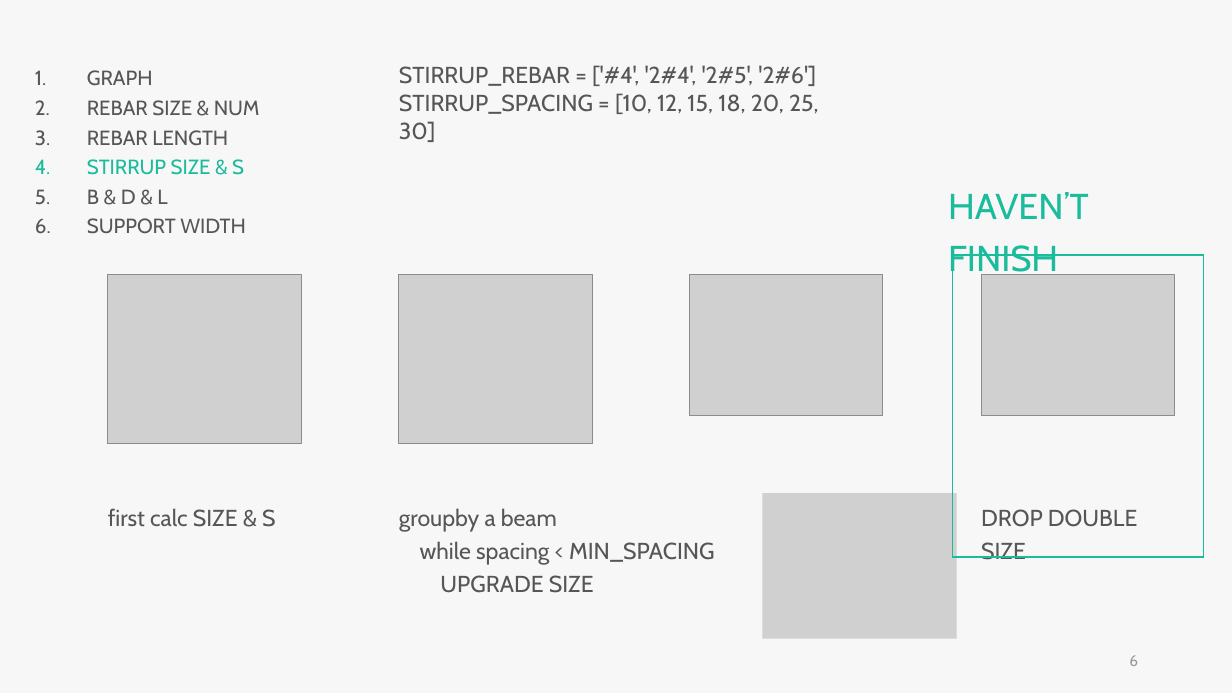
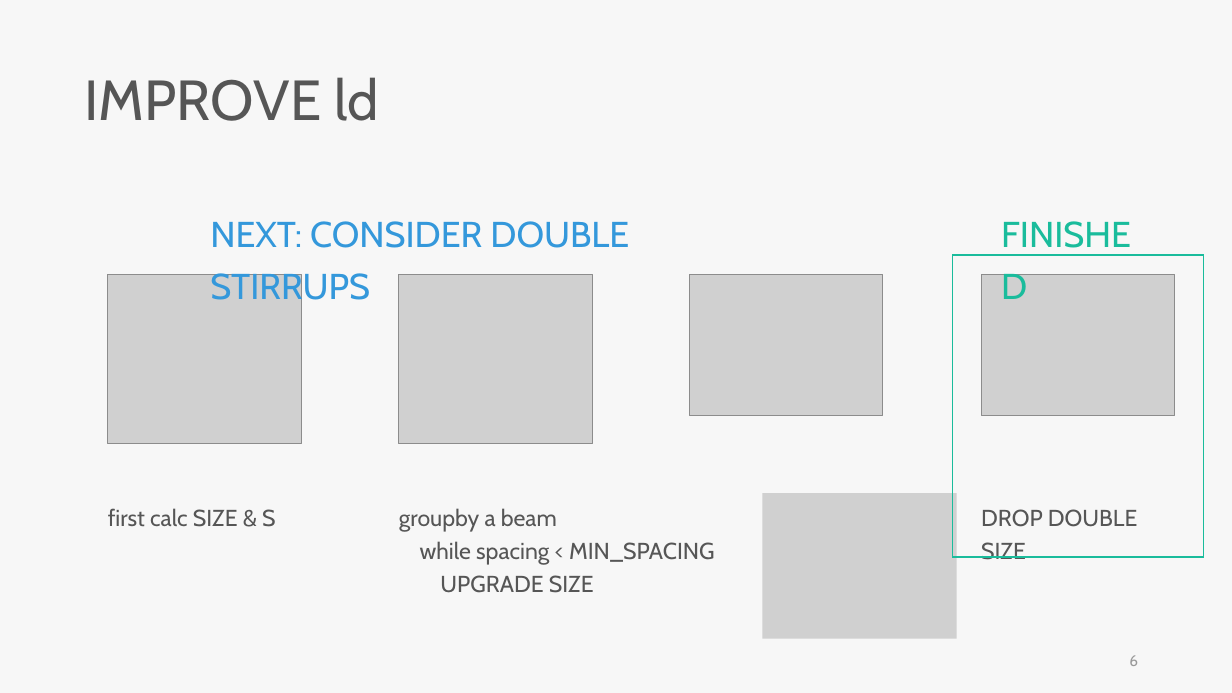
Before and after one commit to skyran1278/VbaProject, a slide deck: slide 6 of 20180126_SmartCut/Meeting/20181206 Meeting/20181206 Meeting.pptx. Drawn at 1232x693 pixels with LibreOffice and Linux fonts; fonts in the diff are those of the drawing; grey boxes stand for pictures. Boxes give left, top, right and bottom in pixels: in the first picture for what was removed or moved away, otherwise in the second. Text is boxed around its words. In the diff, an @@ line names an element or a change of style, - is before the commit and + after.

```diff
--- a/20180126_SmartCut/Meeting/20181206 Meeting/20181206 Meeting.pptx
+++ b/20180126_SmartCut/Meeting/20181206 Meeting/20181206 Meeting.pptx
@@ text added at [85, 77, 378, 121], 44 pt, text #565656 @@
+IMPROVE ld
@@ text removed at [87, 70, 260, 234] @@
-1. GRAPH
-2. REBAR SIZE & NUM
-3. REBAR LENGTH
-4. STIRRUP SIZE & S
-5. B & D & L
-6. SUPPORT WIDTH
@@ text removed at [399, 65, 819, 114] @@
-STIRRUP_REBAR = ['#4', '2#4', '2#5', '2#6']
-STIRRUP_SPACING = [10, 12, 15, 18, 20, 25, 30]
@@ text at [948, 192, 1089, 280]: text changed @@
-HAVEN’T FINISH
+FINISHED
@@ text added at [210, 221, 629, 308], 28 pt, text #3498DB @@
+NEXT: CONSIDER DOUBLE STIRRUPS
```
Also in this commit, not shown: 4 other slides changed, 15 slides added, 16 slides removed, 7 other files.
